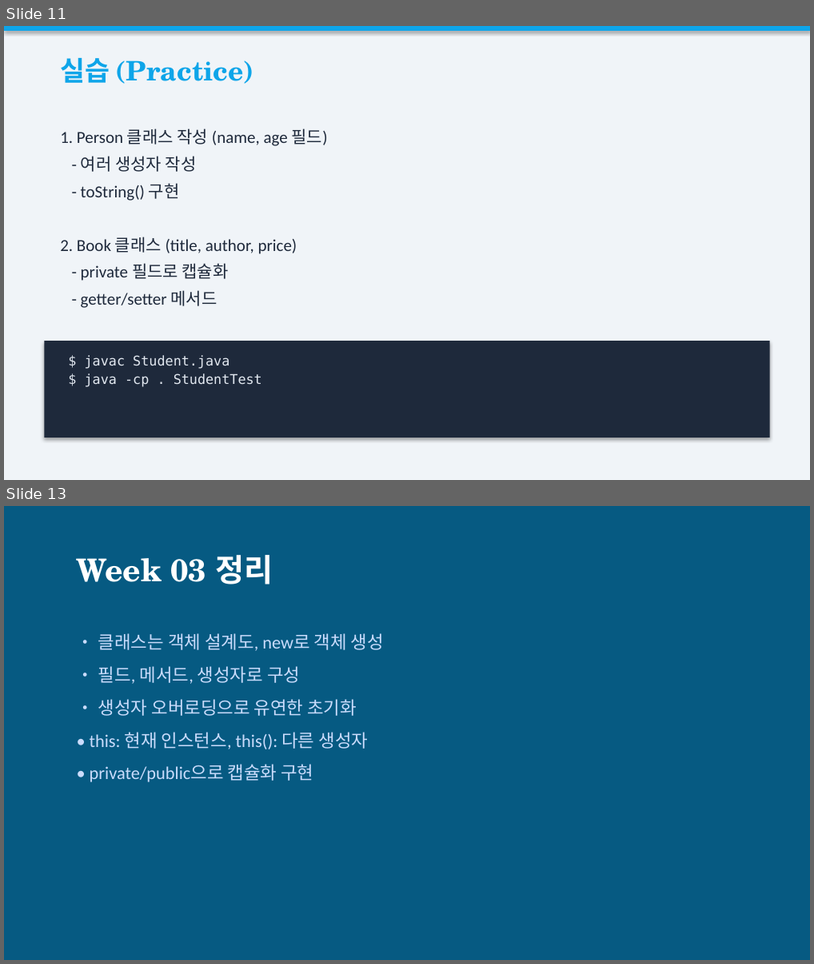
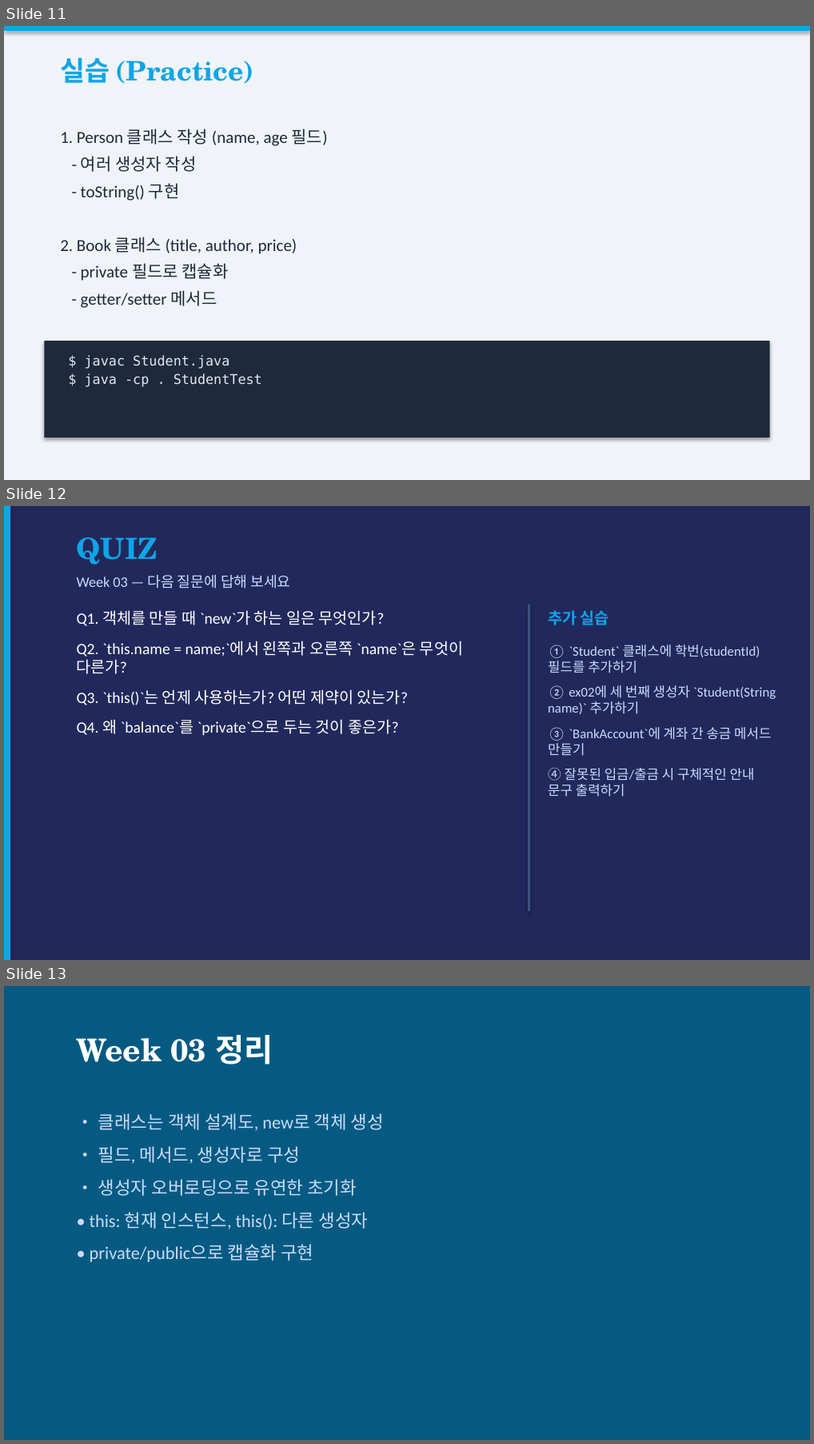
Before and after one commit to gbox3d/java_study, a slide deck: Week03_OOP_Part1.pptx. Shown one above the other, each under a label of ours: slides 11 and 13 before the commit, slides 11, 12 and 13 after it; the slides between them are not shown. The pictures are 814x964 and 814x1444 pixels, drawn with LibreOffice and Linux fonts; fonts in the diff are those of the drawing. Boxes give left, top, right and bottom in pixels: in the first picture for what was removed or moved away, otherwise in the second. Text is boxed around its words. In the diff, an @@ line names an element or a change of style, - is before the commit and + after.

```diff
--- a/Week03_OOP_Part1.pptx
+++ b/Week03_OOP_Part1.pptx
@@ slide 12 added at box(4, 506, 810, 960), background #FFFFFF @@
@@ rectangle added at box(4, 506, 810, 959), fill #21295C @@
@@ rectangle added at box(4, 506, 10, 959), fill #0EA5E9 @@
@@ text added at box(77, 537, 158, 564), 26 pt, text #0EA5E9, bold @@
+QUIZ
@@ text added at box(77, 575, 291, 588), 13 pt, text #CADCFC @@
+Week 03 — 다음 질문에 답해 보세요
@@ text added at box(77, 610, 463, 735), 14 pt, text #FFFFFF @@
+Q1. 객체를 만들 때 `new`가 하는 일은 무엇인가?
+Q2. `this.name = name;`에서 왼쪽과 오른쪽 `name`은 무엇이 다른가?
+Q3. `this()`는 언제 사용하는가? 어떤 제약이 있는가?
+Q4. 왜 `balance`를 `private`으로 두는 것이 좋은가?
@@ rectangle added at box(528, 604, 530, 911), fill #3B527E @@
@@ text added at box(548, 610, 610, 625), 14 pt, text #0EA5E9, bold @@
+추가 실습
@@ text added at box(548, 644, 776, 796), 12 pt, text #CADCFC @@
+① `Student` 클래스에 학번(studentId) 필드를 추가하기
+② ex02에 세 번째 생성자 `Student(String name)` 추가하기
+③ `BankAccount`에 계좌 간 송금 메서드 만들기
+④ 잘못된 입금/출금 시 구체적인 안내 문구 출력하기
```
Also in this commit, not shown: 1 slide removed, 10 other files.
